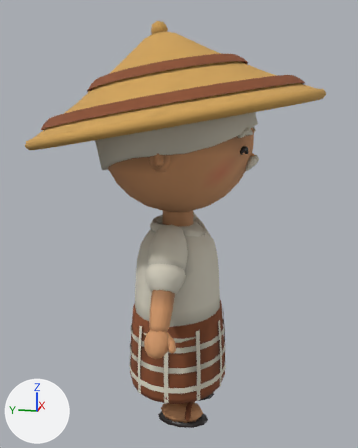
The glTF model game/assets/models/char_kakek.glb: old version first, new version second.
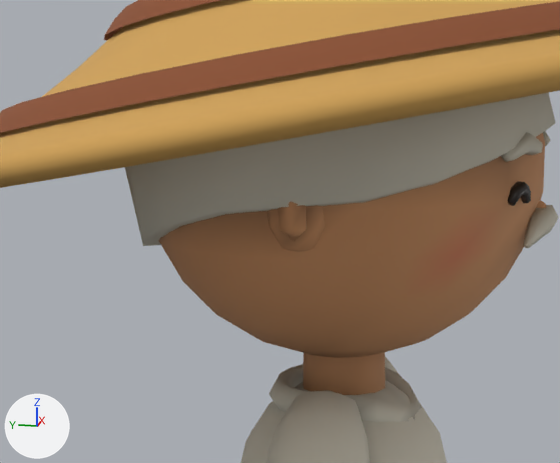
There are two pictures of each version: one whole from a 50 mm lens placed at (-1.382, -0.28, 0.947), pointed at (0.007, -0.002, 0.599), one close up on the part from 13% to 72% of the width and 17% to 56% of the height. The axes (+X, +Y, +Z) are drawn at lower left. The lights are the same throughout. The older version's two pictures come first. Vertices at exactly the same position are counted once.

In view in the first close-up: 'Body'.
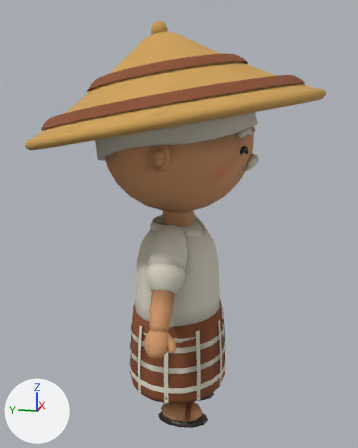
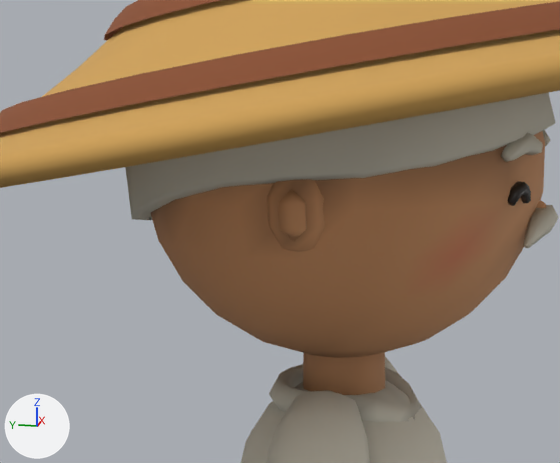
Edits to the scene script, one JSON object a line:
```json
{"block": "me_body", "where": "me_body.from_pydata(...)  # 2665 vertices, 4772 faces; spans x -0.408..0.408, y -0.393..0.411, z -0.001..1.158"}
{"block": "me_body", "where": "# used by ob_body; location = (0.0, 0.0, 0.0)"}
{"block": "me_body", "change": "me_body part 1: 57 of 2665 vertices moved; they spanned x -0.24..0.24, y -0.211..0.232, z 0.756..0.924 and now span x -0.242..0.242, y -0.21..0.231, z 0.783..0.925; mean shift (0.0, 0.002, 0.018); largest move (0.0, 0.209, 0.756) -> (0.0, 0.221, 0.784)"}
{"block": "me_body", "change": "me_body part 2: 120 faces centred in x -0.282..0.238, y -0.214..0.315, z 0.706..0.914 are repainted in the vertex colours; the middle colour goes from white #f6f6f6 to white #f9f9f9"}
{"block": "me_body", "change": "me_body part 3: 60 faces centred in x -0.238..0.238, y -0.207..0.189, z 0.759..0.938 are repainted in the vertex colours; the middle colour goes from light grey #d0d0d0 to white #f5f5f5"}
{"block": "me_body", "change": "me_body part 4: 42 faces centred in x -0.234..0.234, y -0.181..0.204, z 0.79..0.936 are repainted in the vertex colours; the middle colour goes from grey #bcbcbc to white #f5f5f5"}
```

Pixel boxes [x1, y1, x2, y2] of what changed, in the close-ups (560 x 463 px; the box of a moved part takes in the faces that stretch with it):
```json
{"object": "Body", "change": "reshaped, recoloured", "before": [0, 0, 560, 463], "after": [0, 0, 560, 463]}
{"part": 1, "of": "me_body", "change": "moved or reshaped", "before": [125, 93, 556, 246], "after": [125, 93, 556, 220]}
{"part": 2, "of": "me_body", "change": "edited", "before": [126, 93, 556, 294], "after": [126, 93, 556, 294], "on screen": "looks the same"}
{"part": 3, "of": "me_body", "change": "recoloured", "before": [159, 131, 546, 243], "after": [159, 131, 546, 243]}
{"part": 4, "of": "me_body", "change": "recoloured", "before": [306, 206, 312, 213], "after": [173, 179, 317, 213]}
```
